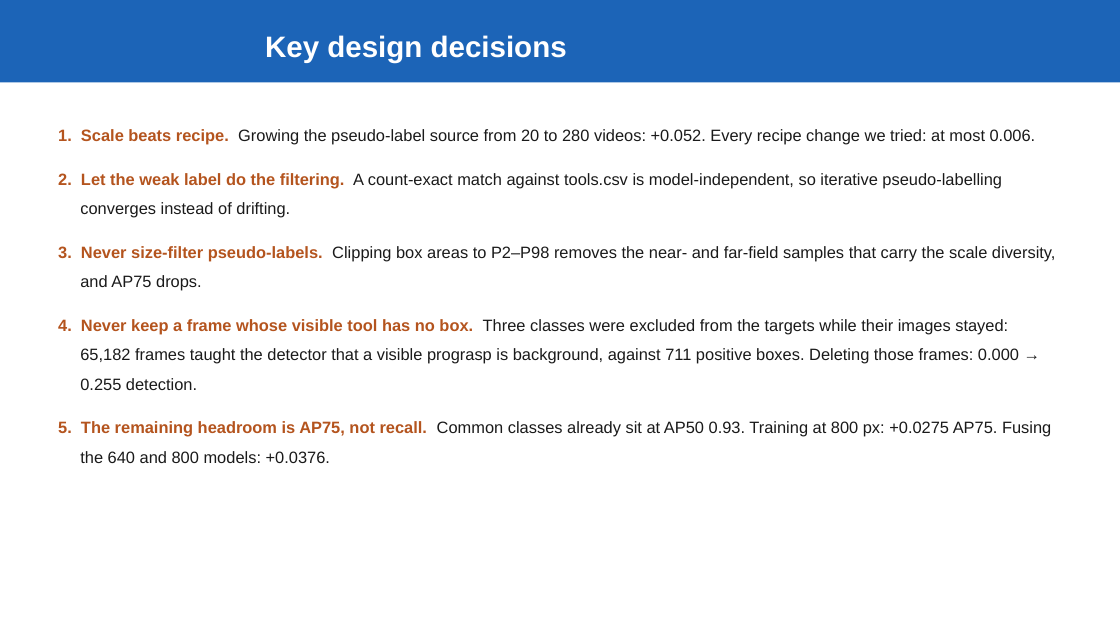
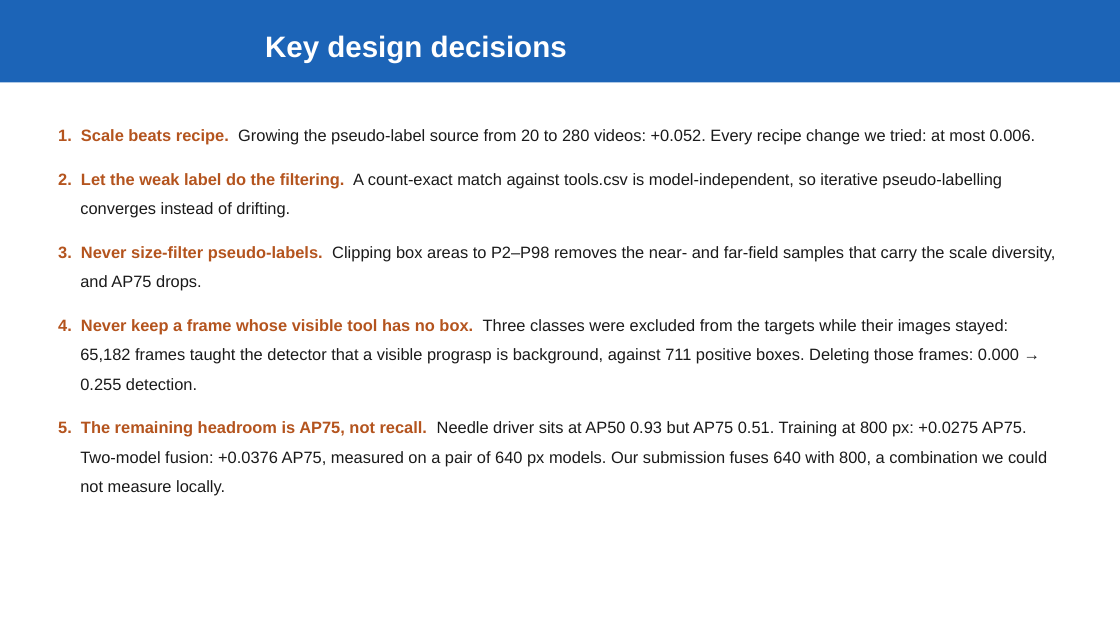
Before and after one commit to seantangth/miccai2026-surgvu-surgical-visual-understanding, a slide deck: slide 3 of report/APC_TDC_presentation.pptx. Drawn at 1120x630 pixels with LibreOffice and Linux fonts; fonts in the diff are those of the drawing; background and template pictures are left out. Boxes give left, top, right and bottom in pixels: in the first picture for what was removed or moved away, otherwise in the second. Text is boxed around its words. In the diff, an @@ line names an element or a change of style, - is before the commit and + after.

Commit message:
Correct three misattributed figures in the deck, report and README
An audit against the experiment log found the +0.0376 AP75 gain was measured
on an s1 + R1v3 pair, both 640 px, not on the 640/800 fusion we submitted;
that combination is ALLGT and was never measured locally. The disclosure also
conflated two annotation sources: a large language model produced 2,096 frames from 718
annotated, while a further 202 grasping-retractor frames came from 32
hand-seeded boxes. AP50 0.93 is needle driver alone, not common classes.

```diff
--- a/report/APC_TDC_presentation.pptx
+++ b/report/APC_TDC_presentation.pptx
@@ text at <box>58,421,1047,496</box>: text changed @@
-5. The remaining headroom is AP75, not recall. Common classes already sit at AP50 0.93. Training at 800 px: +0.0275 AP75. Fusing the 640 and 800 models: +0.0376.
+5. The remaining headroom is AP75, not recall. Needle driver sits at AP50 0.93 but AP75 0.51. Training at 800 px: +0.0275 AP75. Two-model fusion: +0.0376 AP75, measured on a pair of 640 px models. Our submission fuses 640 with 800, a combination we could not measure locally.
```
Also in this commit, not shown: 11 other files.
